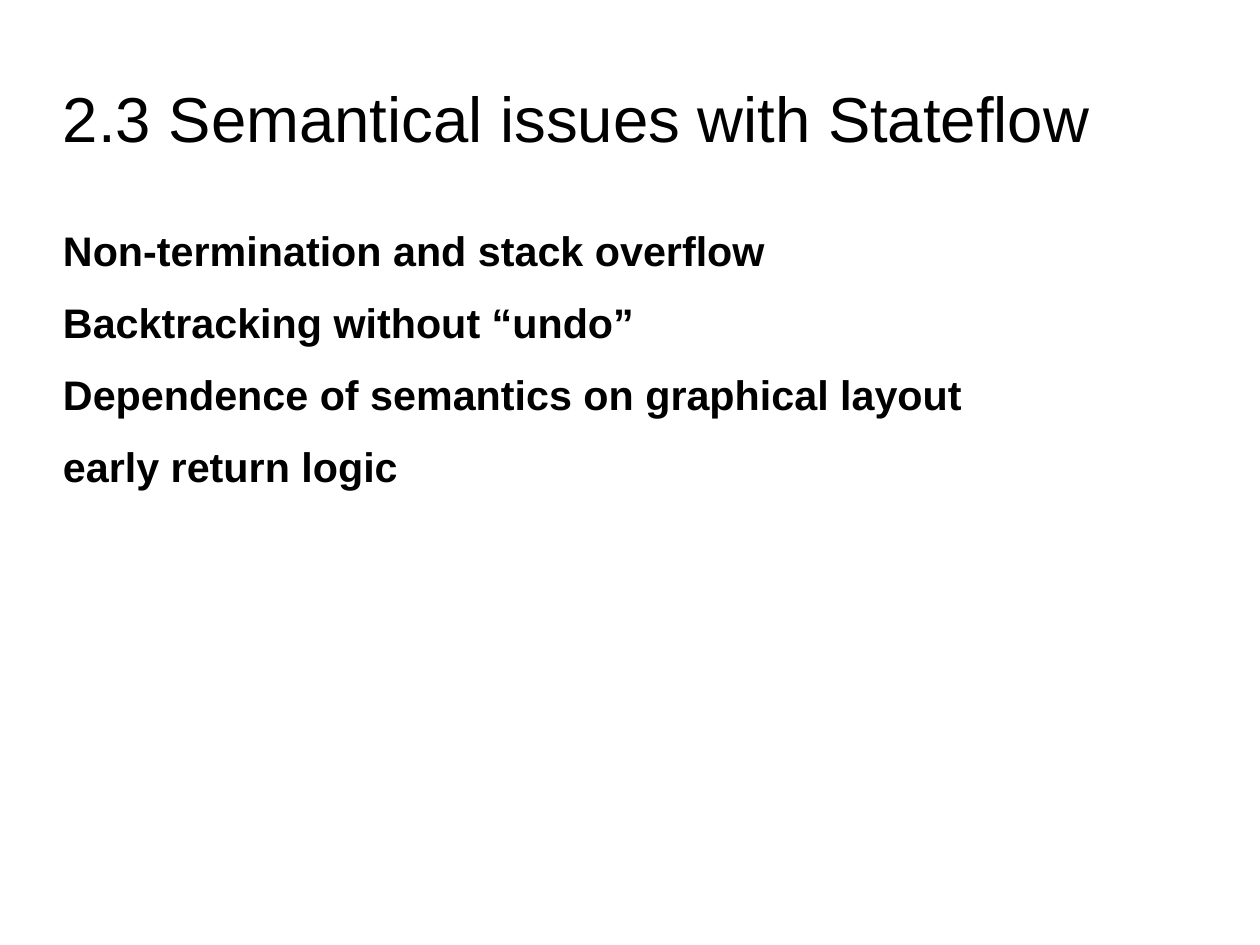
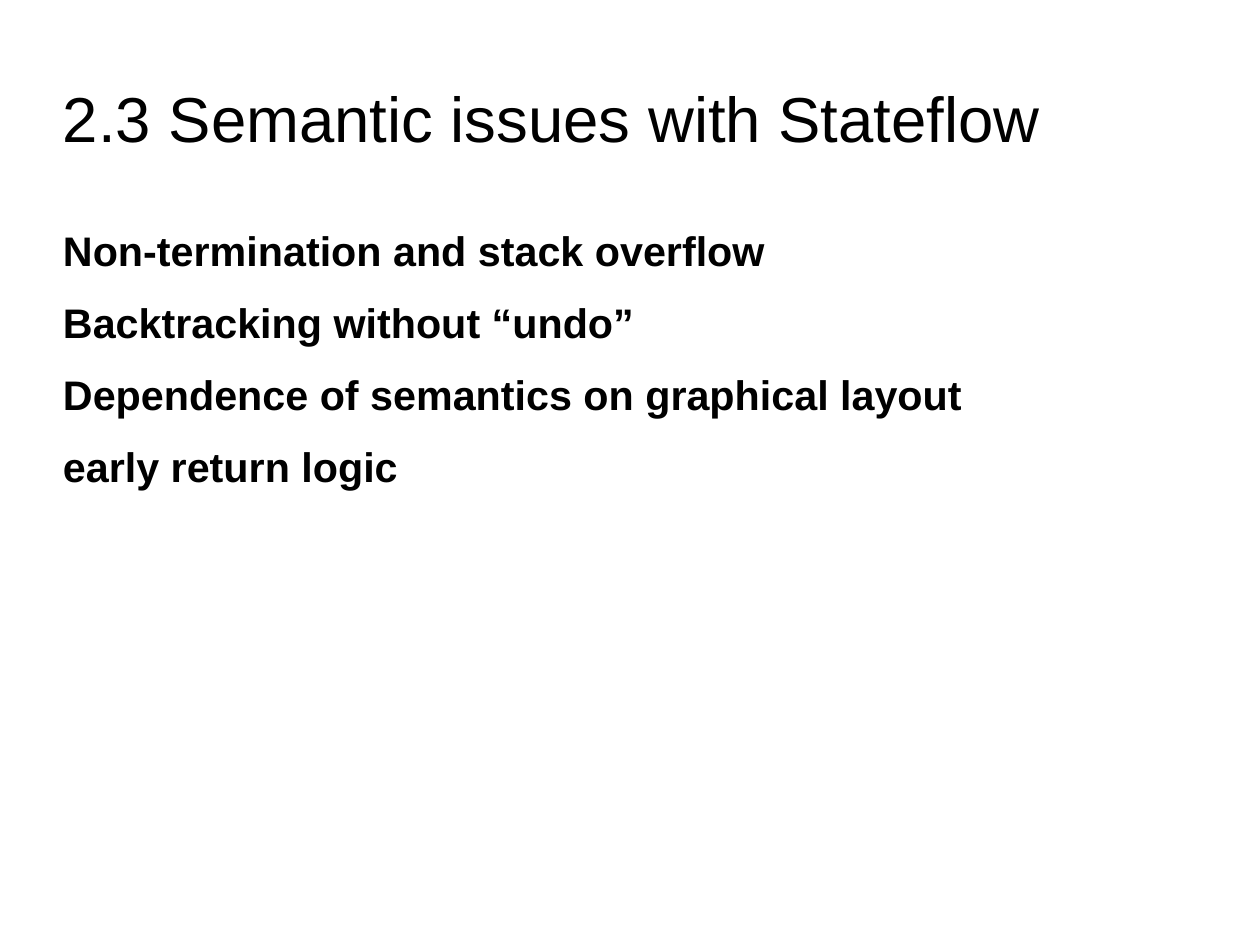
Before and after one commit to hbourbouh/stateflow2Lustre-automaton, a slide deck: slide 10 of reports/presentation_Verimag.odp (slide 9 before the commit). Drawn at 1260x945 pixels with LibreOffice and Linux fonts; fonts in the diff are those of the drawing; background and template pictures are left out. Boxes give left, top, right and bottom in pixels: in the first picture for what was removed or moved away, otherwise in the second. Text is boxed around its words. In the diff, an @@ line names an element or a change of style, - is before the commit and + after.

```diff
--- a/reports/presentation_Verimag.odp
+++ b/reports/presentation_Verimag.odp
@@ title at (63, 96, 1040, 143): text changed @@
-2.3 Semantical issues with Stateflow
+2.3 Semantic issues with Stateflow
```
Also in this commit, not shown: 2 other slides changed, 15 slides added, 4 slides removed, 10 other files.
